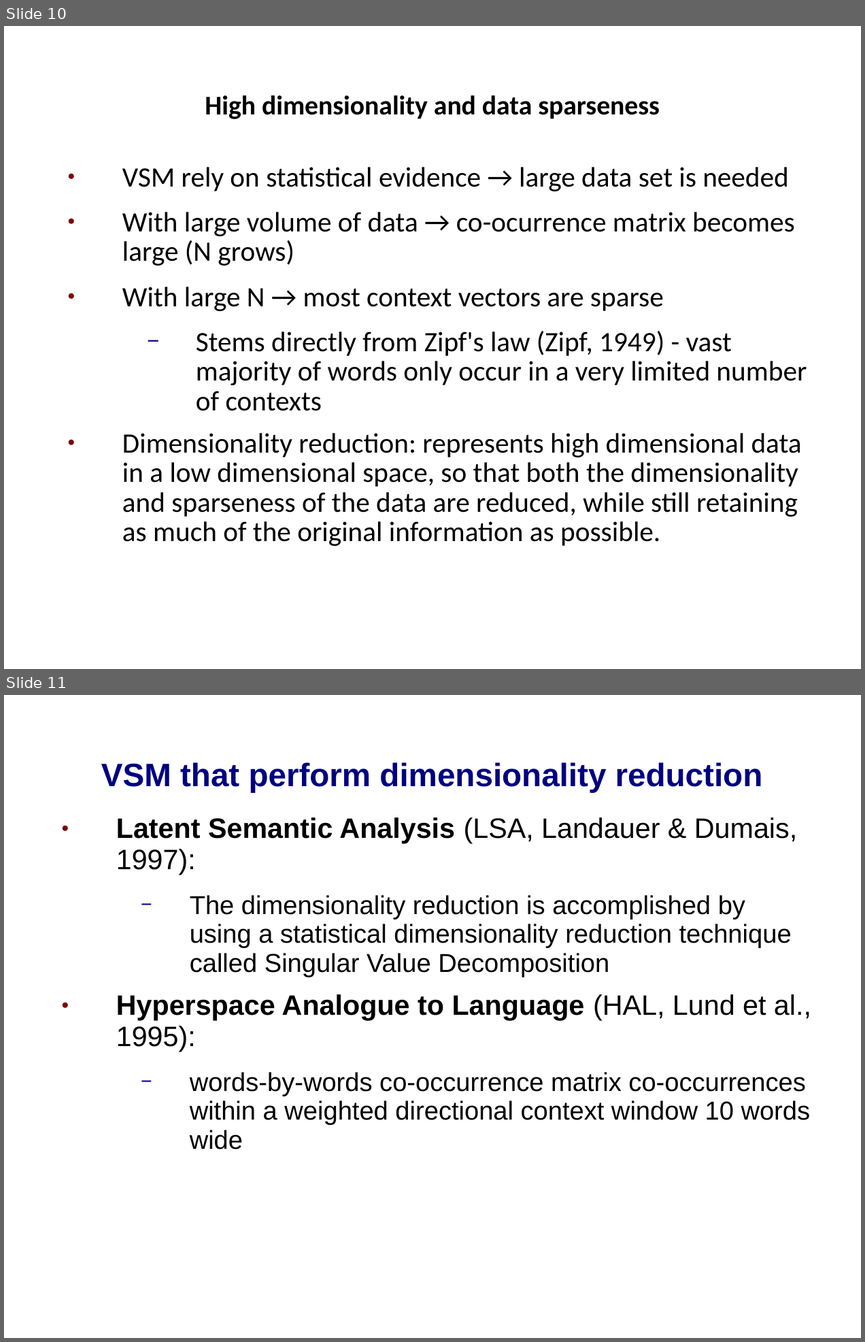
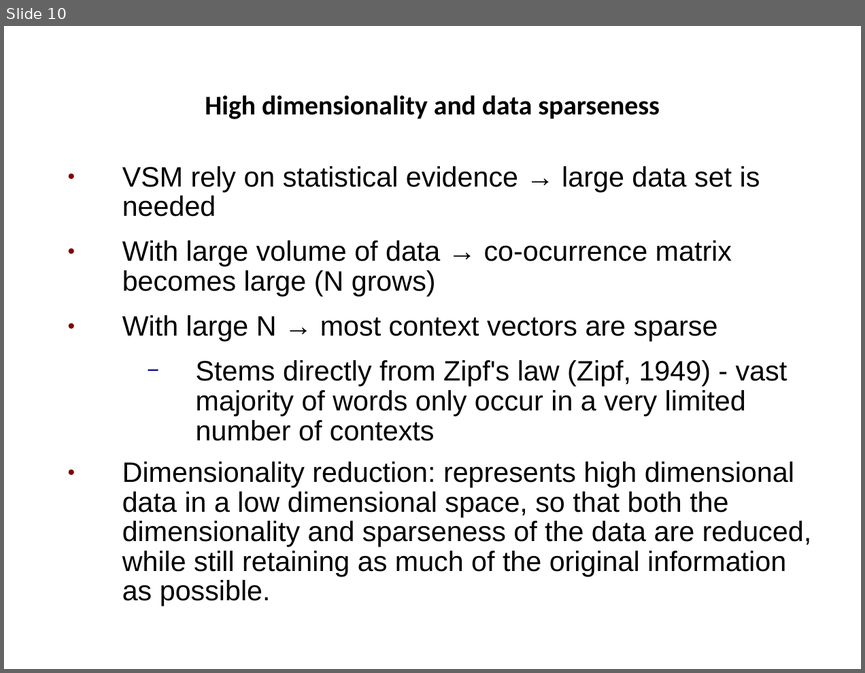
Before and after one commit to prodanovic/WSD-PDT, a slide deck: docs/thesis presentation.ppt. Shown one above the other, each under a label of ours: slides 10 and 11 before the commit, slide 10 after it. The pictures are 865x1342 and 865x673 pixels, drawn with LibreOffice and Linux fonts; fonts in the diff are those of the drawing; background and template pictures are left out. Boxes give left, top, right and bottom in pixels: in the first picture for what was removed or moved away, otherwise in the second. Text is boxed around its words. In the diff, an @@ line names an element or a change of style, - is before the commit and + after.

```diff
--- a/docs/thesis presentation.ppt
+++ b/docs/thesis presentation.ppt
@@ slide 11 removed at <box>4,695,861,1338</box>, background picture (left out) @@
@@ title removed at <box>101,762,763,792</box> @@
-VSM that perform dimensionality reduction
@@ text removed at <box>116,817,811,1149</box> @@
-● Latent Semantic Analysis (LSA, Landauer & Dumais, 1997):
-  − The dimensionality reduction is accomplished by using a statistical dimensionality reduction technique called Singular Value Decomposition
-● Hyperspace Analogue to Language (HAL, Lund et al., 1995):
-  − words-by-words co-occurrence matrix co-occurrences within a weighted directional context window 10 words wide
@@ slide 10 changed as well @@
@@ text "VSM rely on statistical evidence ..." at <box>122,166,812,606</box>: font Calibri to Arial @@
```
Also in this commit, not shown: 5 other slides changed, 1 slide added, 3 other slides removed.
